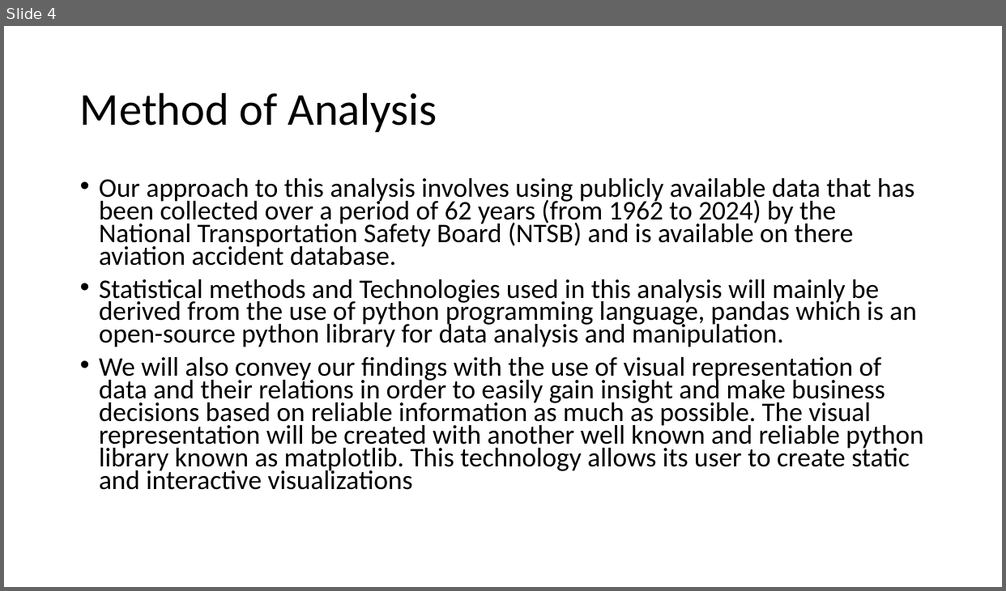
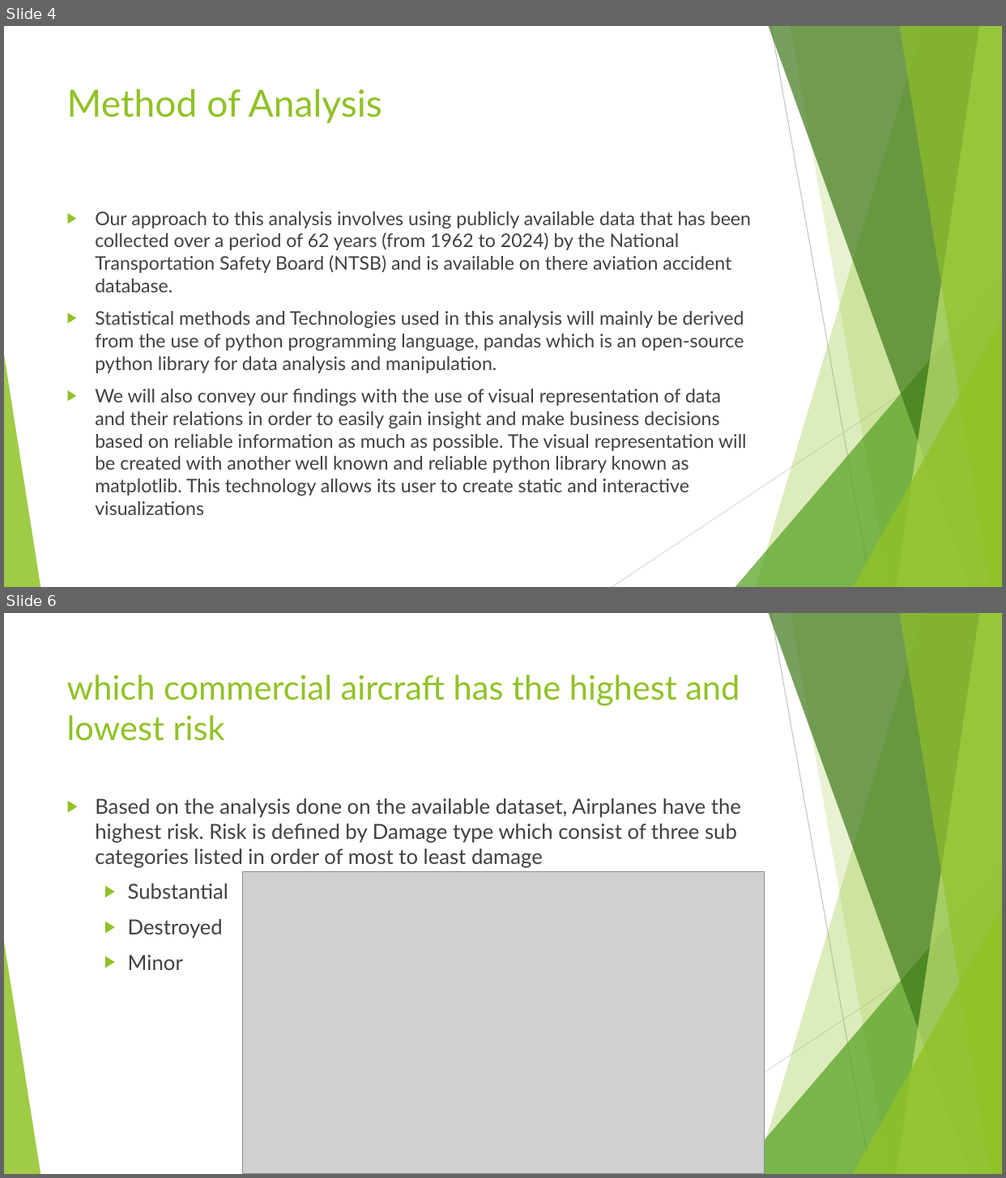
Before and after one commit to rahroy82/Aircraft-analysis, a slide deck: Aircraft risk assessment.pptx. Shown one above the other, each under a label of ours: slide 4 before the commit, slides 4 and 6 after it; the slides between them are not shown. The pictures are 1006x591 and 1006x1178 pixels, drawn with LibreOffice and Linux fonts; fonts in the diff are those of the drawing; grey boxes stand for pictures. Boxes give left, top, right and bottom in pixels: in the first picture for what was removed or moved away, otherwise in the second. Text is boxed around its words. In the diff, an @@ line names an element or a change of style, - is before the commit and + after.

```diff
--- a/Aircraft risk assessment.pptx
+++ b/Aircraft risk assessment.pptx
@@ slide 6 added at box(4, 613, 1002, 1174), background #FFFFFF; not listed: 10 template elements that a slide beside it also shows @@
@@ title added at box(67, 675, 739, 741), 32.4 pt, text #90C226 @@
+which commercial aircraft has the highest and lowest risk
@@ text added at box(95, 798, 741, 970), 20 pt, text #404040 @@
+▶ Based on the analysis done on the available dataset, Airplanes have the highest risk. Risk is defined by Damage type which consist of three sub categories listed in order of most to least damage
+  ▶ Substantial
+  ▶ Destroyed
+  ▶ Minor
@@ picture added at box(243, 872, 765, 1174) @@
@@ slide 4 changed as well @@
@@ title "Method of Analysis": place and size @@
-title "Method of Analysis" at box(80, 92, 437, 132)
+title "Method of Analysis" at box(67, 89, 382, 123)
@@ title "Method of Analysis" at box(67, 89, 382, 123): size 44 to 36 pt, font Calibri to Lato, text colour #000000 to #90C226; line spacing 0.9 to 1; vertical alignment middle to top @@
@@ text "Our approach to this analysis ...": place and size @@
-text "Our approach to this analysis ..." at box(99, 178, 923, 490)
+text "Our approach to this analysis ..." at box(95, 211, 751, 515)
@@ text "Our approach to this analysis ..." at box(95, 211, 751, 515): size 25.9 to 18 pt, font Calibri to Lato, text colour #000000 to #404040; bullet • to ▶; line spacing 0.7 to 1 @@
@@ group added at box(4, 26, 1002, 587): 5 freeform shapes, 3 triangles, 2 lines @@
```
Also in this commit, not shown: 3 other slides changed, 8 other slides added, 1 other file.
